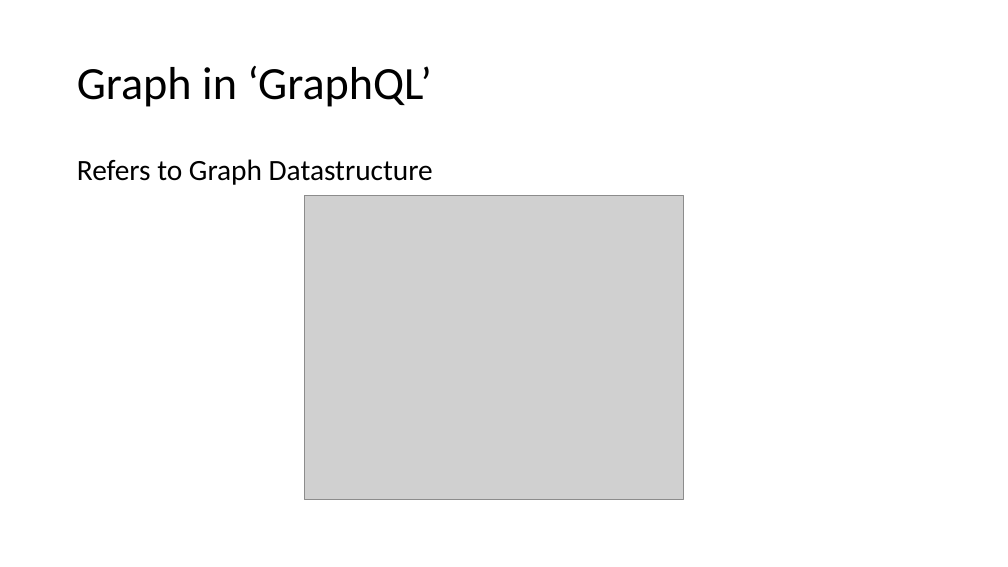
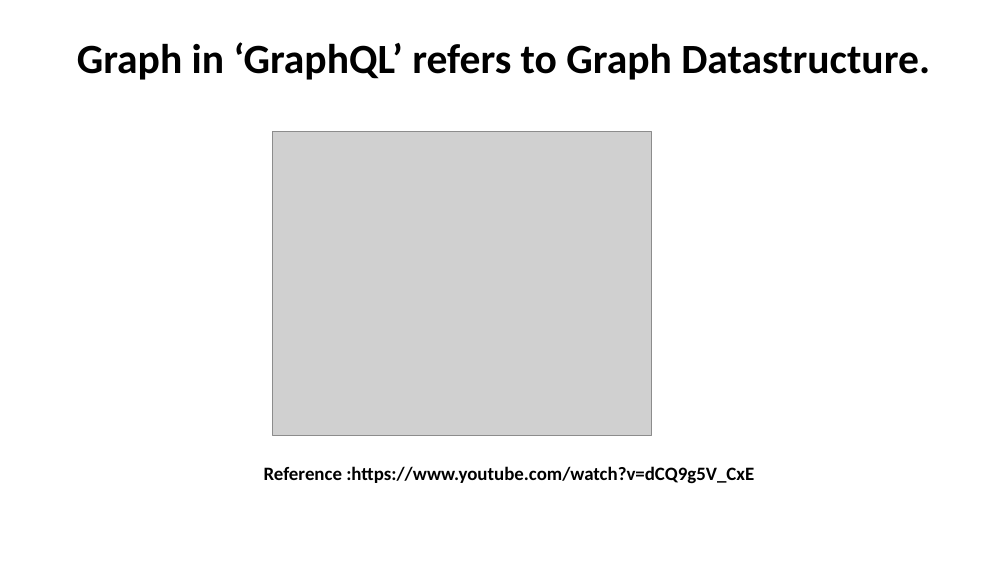
Before and after one commit to arunprabug/graphql-demo, a slide deck: slide 14 of GraphQL-Introduction.pptx (slide 13 before the commit). Drawn at 1008x567 pixels with LibreOffice and Linux fonts; fonts in the diff are those of the drawing; grey boxes stand for pictures. Boxes give left, top, right and bottom in pixels: in the first picture for what was removed or moved away, otherwise in the second. Text is boxed around its words. In the diff, an @@ line names an element or a change of style, - is before the commit and + after.

```diff
--- a/GraphQL-Introduction.pptx
+++ b/GraphQL-Introduction.pptx
@@ title at [77,42,930,80]: text changed; size 44 to 39.6 pt; bold on @@
-Graph in ‘GraphQL’
+Graph in ‘GraphQL’ refers to Graph Datastructure.
@@ picture: place and size @@
-picture at [305,196,684,500]
+picture at [273,132,652,436]
@@ text removed at [77,159,433,185] @@
-Refers to Graph Datastructure
@@ text added at [264,466,754,484], 18 pt, text #000000, bold @@
+Reference :https://www.youtube.com/watch?v=dCQ9g5V_CxE
```
Also in this commit, not shown: 20 other slides changed, 23 slides added, 1 slide removed.
